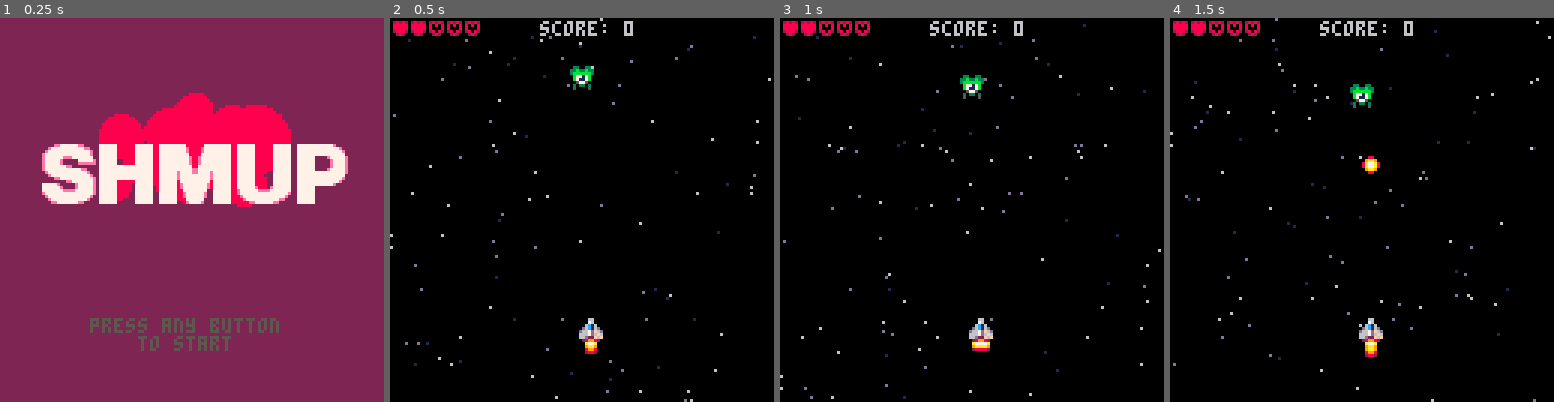
Above: before the commit, frames 1-4 (left to right).
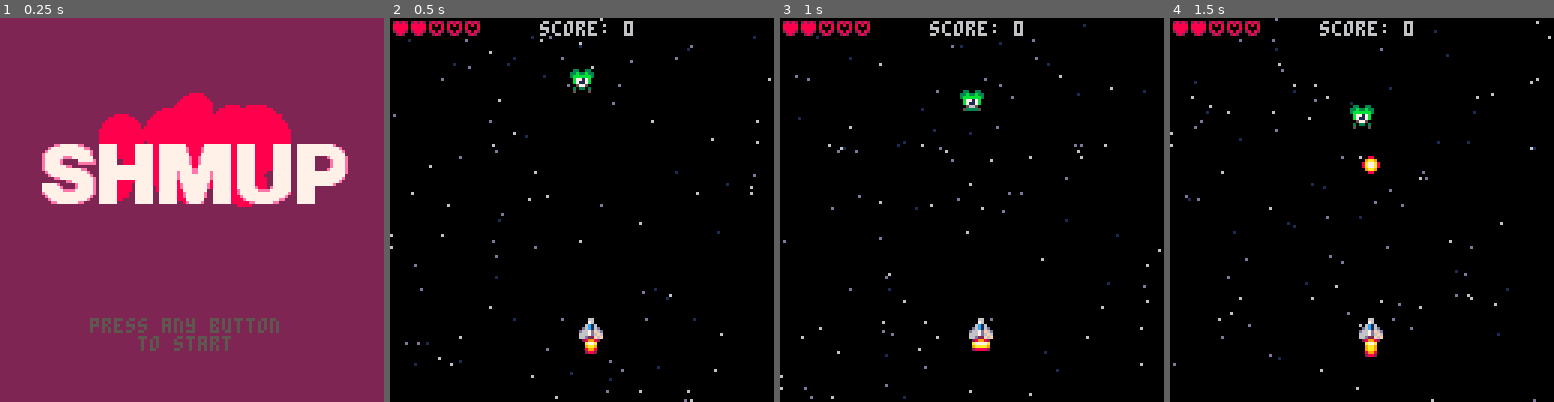
Above: after the commit, the same moments.

Repository: jimmac/pico-shed
Game: PICO-8 cartridge shmup.p8
Two runs of this game, one before a commit and one after it. Both use one fixed random seed, a clock stepped at 60 frames per second and the inputs below.
Inputs:
- Up to frame 1 (0.25 s): no input
- Up to frame 2 (0.5 s): tap X (X key) at 0.33 s
- Up to frame 3 (1 s): tap O (Z key) at 0.7 s
- Up to frame 4 (1.5 s): tap X (X key) at 1.07 s

Frame 1 is identical in both runs. In frame 2, 0.2% of the frame differs, in the area x 46-54%, y 12-20%; in frame 3, 0.4%; in frame 4, 0.5%, in the area x 46-54%, y 17-29%.

Commit message:
custom sprite drawing func

Diff:
--- a/shmup.p8
+++ b/shmup.p8
@@ -48,7 +48,7 @@
 	      y=100,
 	      spx=0,
 	      spy=0,
-	      sp=2,
+	      spr=2,
 	      lv=2}
 	flame=4
 	bl={} --bulets
@@ -134,7 +134,10 @@
 	if l==1 then
 		 spr(64,0,36,16,4)
 	end
-
+end
+
+function drwspr(myspr)
+	spr(myspr.spr,myspr.x,myspr.y)
 end
 -->8
 --update
@@ -149,38 +152,41 @@
 	if btn(➡️) and pl.x<119 then
 		pl.spx=2
 		pl.spy=0
-		pl.sp=3
+		pl.spr=3
 	elseif btn(⬅️) and pl.x>1 then
 		pl.spx=-2
 		pl.spy=0
-		pl.sp=1
+		pl.spr=1
 	elseif btn(⬆️) and pl.y>0 then
-	 pl.sp=2
+	 pl.spr=2
 	 pl.spx=0
 	 pl.spy=-1
 	elseif btn(⬇️) and pl.y>=0 and pl.y<110 then
-	 pl.sp=2
+	 pl.spr=2
 	 pl.spx=0
 	 pl.spy=2
 	 flame=7 --small flame
 	else
 	 pl.spy=0
 		pl.spx=0
-		pl.sp=2
+		pl.spr=2
 	end
 	pl.x=pl.x+pl.spx
 	pl.y=pl.y+pl.spy
 
-	--enemies
-	for i=1,#en do
-		local myen=en[i]
-
-		myen.y+=.1
+	--moving enemies
+	for myen in all(en) do
+		myen.y+=.2
 		myen.spr+=.1 --wtf works
-		if myen.spr>23 then
+		if myen.spr>=24 then
 			myen.spr=20
 		end
-	end
+
+		if myen.y>128 then
+		 del(en,myen)
+		end
+	end
+
 
 	--shooting
 	if btnp(❎) then
@@ -194,8 +200,7 @@
 		flash=3 --size of the muzzleflash resets
 	end
 	--manage flying bullets
-	for i=#bl,1,-1 do
-		local bullet=bl[i]
+	for bullet in all(bl) do
 		bullet.y-=2
 		if bullet.y<-8 then --delete offscreen bullets
 			del(bl,bullet)
@@ -218,8 +223,7 @@
 end
 
 function update_stars()
-  for i=1,#stars do
-  	local mystar=stars[i] --reference
+  for mystar in all(stars) do
 
   	mystar.y=mystar.y+mystar.s
   	if mystar.y>128 then
@@ -238,23 +242,19 @@
 	draw_stars()
 
 	--player
-	spr(pl.sp,pl.x,pl.y)
+	drwspr(pl)
 	--flame
 	spr(flame,pl.x,pl.y+5)
 
 	--enemies
-	for i=1,#en do
-		local myen=en[i]
-
-		spr(myen.spr,myen.x,myen.y)
+	for myen in all(en) do
+		drwspr(myen)
 	end
 
 	--shooting & bullet
 	bang() --show muzzle flash
-	for i=1,#bl do
-		local bullet=bl[i]
-
-		spr(bullet.spr,bullet.x,bullet.y)
+	for mybul in all(bl) do
+		drwspr(mybul)
 	end
 
  --top menu
